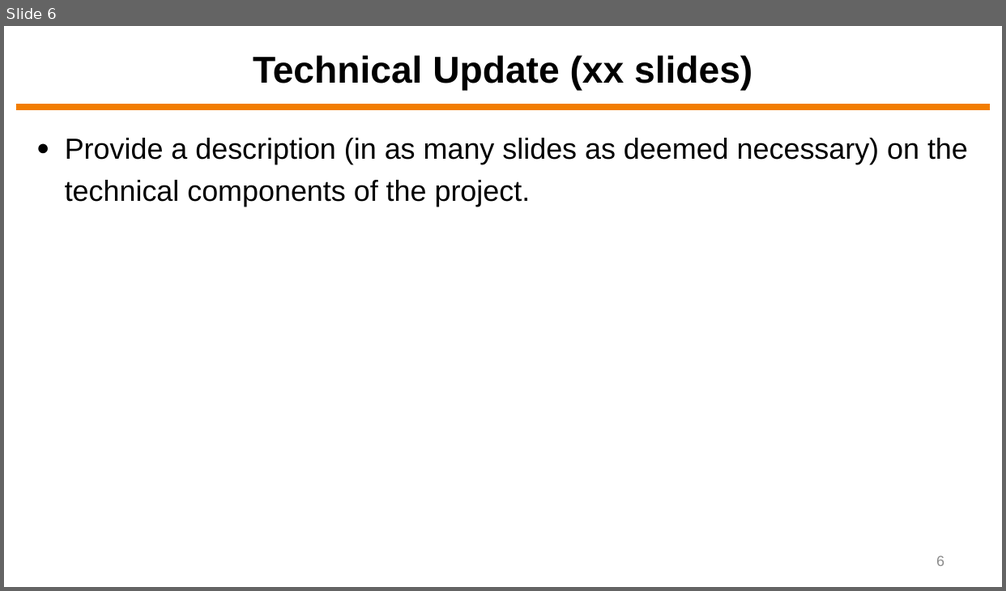
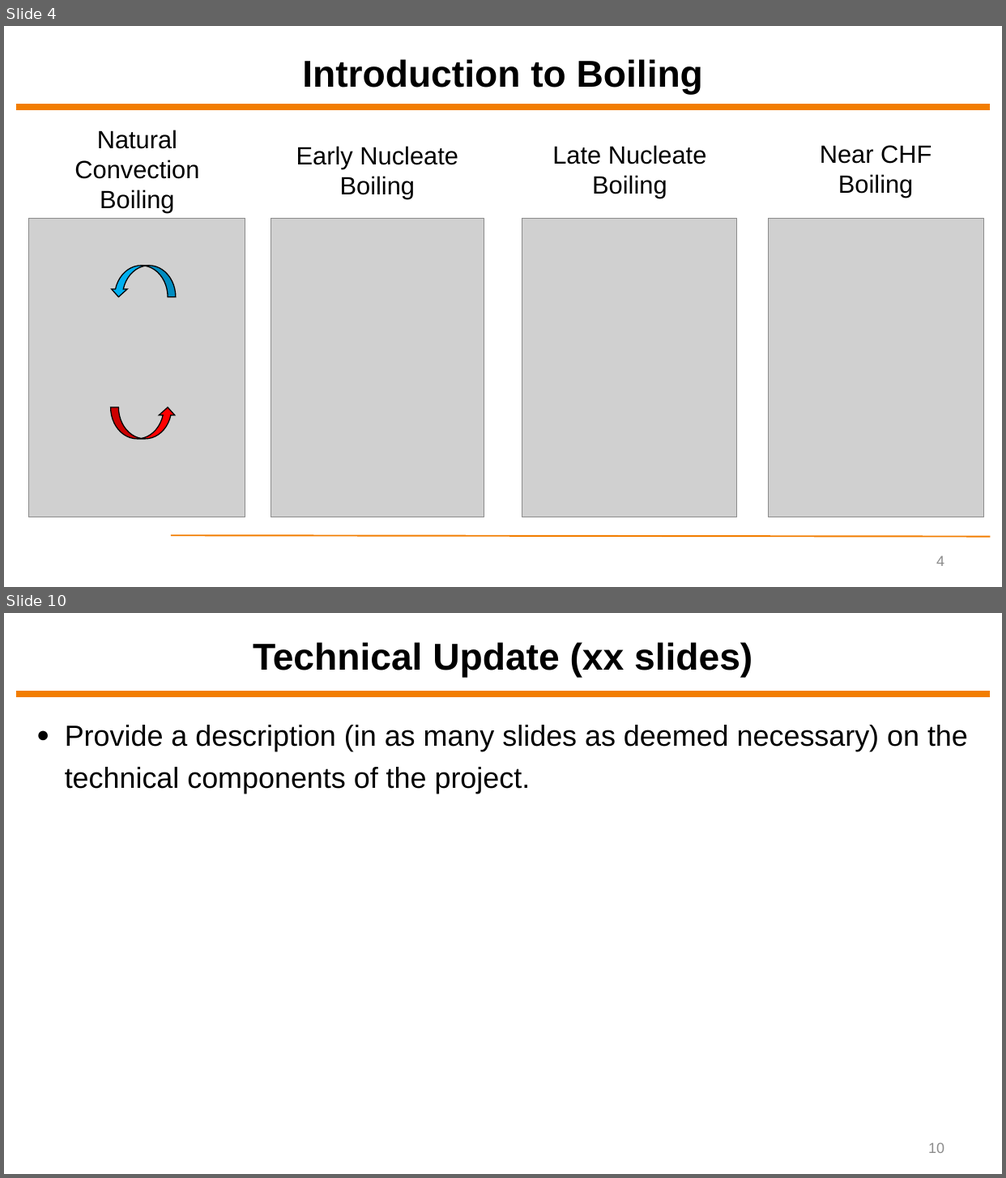
Before and after one commit to ytrivedi315/Final-Project-Yash-Trivedi, a slide deck: Final Presentation/ECEN5743 Final Project Presentation - YT.pptx. Shown one above the other, each under a label of ours: slide 6 before the commit, slides 4 and 10 after it; the slides between them are not shown. The pictures are 1006x591 and 1006x1178 pixels, drawn with LibreOffice and Linux fonts; fonts in the diff are those of the drawing; grey boxes stand for pictures; background and template pictures are left out. Boxes give left, top, right and bottom in pixels: in the first picture for what was removed or moved away, otherwise in the second. Text is boxed around its words. In the diff, an @@ line names an element or a change of style, - is before the commit and + after.

```diff
--- a/Final Presentation/ECEN5743 Final Project Presentation - YT.pptx
+++ b/Final Presentation/ECEN5743 Final Project Presentation - YT.pptx
@@ slide 4 added at [4, 26, 1002, 587], background #FFFFFF; not listed: 1 template element that a slide beside it also shows @@
@@ title added at [302, 59, 703, 94], 36 pt, text #000000, bold @@
+Introduction to Boiling
@@ text added at [74, 130, 199, 213], 24 pt, text #000000 @@
+Natural Convection
+Boiling
@@ text added at [296, 146, 458, 199], 24 pt, text #000000 @@
+Early Nucleate
+Boiling
@@ text added at [552, 145, 707, 199], 24 pt, text #000000 @@
+Late Nucleate
+Boiling
@@ text added at [820, 145, 931, 198], 24 pt, text #000000 @@
+Near CHF
+Boiling
@@ picture added at [28, 219, 245, 518] @@
@@ picture added at [271, 219, 484, 518] @@
@@ picture added at [522, 219, 738, 518] @@
@@ picture added at [769, 219, 984, 518] @@
@@ curved up arrow added at [111, 266, 177, 297], fill #00B0F0, outline #000000 1 pt @@
@@ curved up arrow added at [111, 408, 177, 439], fill #FF0000, outline #000000 1 pt @@
@@ line added from (171, 535) to (990, 536), #F27D00 1.5 pt @@
@@ page number added at [936, 556, 944, 566], 14 pt, text #8C8C8C @@
+4
@@ what was slide 6 is now slide 10 @@
@@ page number at [928, 1143, 944, 1153]: text changed @@
-6
+10
```
Also in this commit, not shown: 8 other slides added, 10 slides removed, 11 other files.
